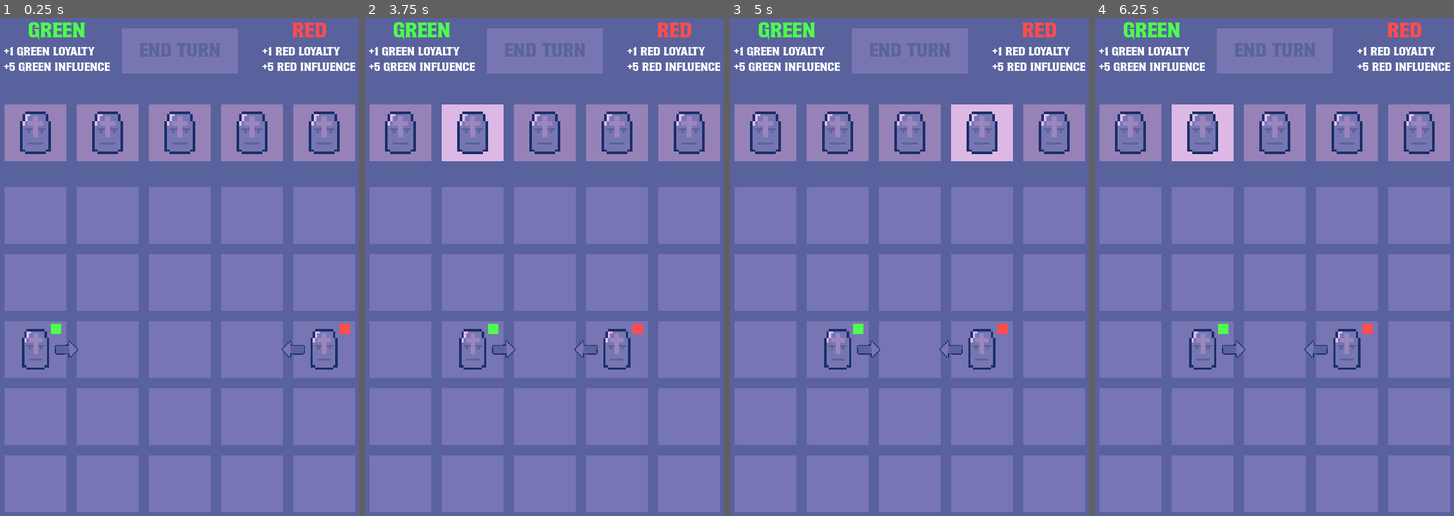
Above: before the commit, frames 1-4 (left to right).
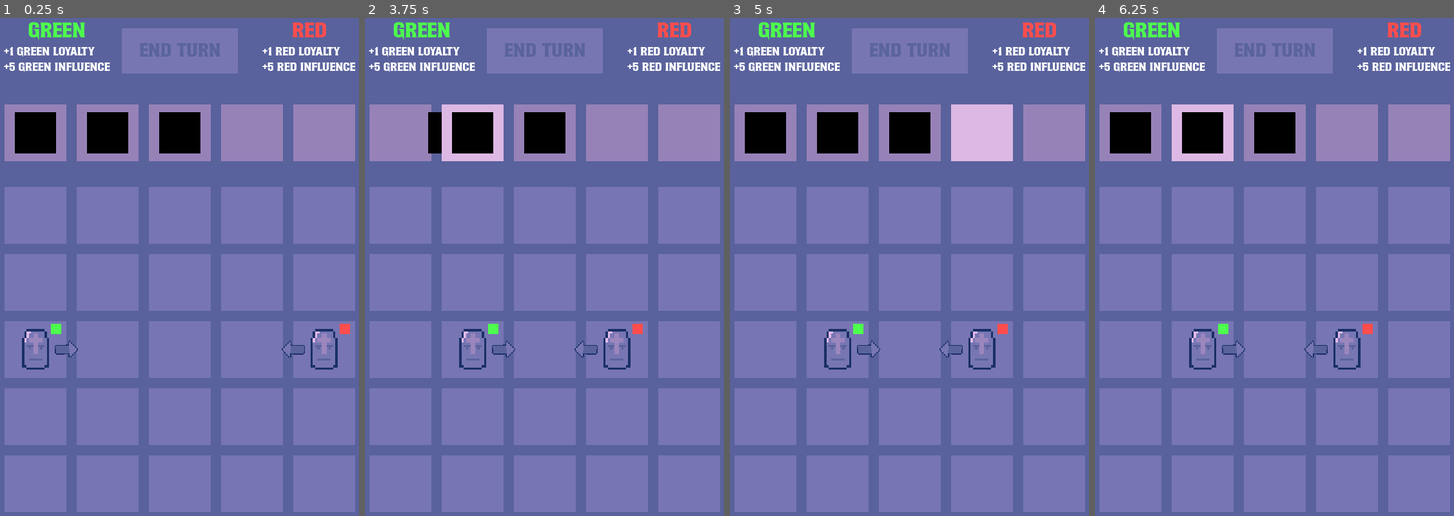
Above: after the commit, the same moments.

Repository: frostblooded/influencer
Game: Godot game, scene res://scenes/game.tscn
The game is run twice, just before and just after one commit, with the same random seed, the same clock (stepped at 60 frames per second) and the same inputs.
Inputs (mouse positions are in pixels of both pictures, inside the frame that each line leads up to):
- Up to frame 1 (0.25 s): no input
- Up to frame 2 (3.75 s): click "End turn" at 0.5 s; click "End turn" at 1.25 s; click "restart" at 2 s; click "End turn" at 2.75 s; tap Enter at 3.5 s; drag from (400, 132) to (544, 132) at 3.52 s
- Up to frame 3 (5 s): drag from (837, 132) to (981, 132) at 4.27 s
- Up to frame 4 (6.25 s): move the mouse to (1274, 132) at 5.02 s; click (1274, 132) at 5.17 s; tap Space at 5.75 s; drag from (1346, 132) to (1202, 132) at 5.77 s

The runs differ from the first frame. In frame 1, 4.1% of the frame differs, in the area x 4-95%, y 18-28%; in frame 2, 4.0%; in frame 3, 4.2%; in frame 4, 4.1%.

Commit message:
Make rock elements placable

Diff:
--- /dev/null
+++ b/scenes/element.tscn
@@ -0,0 +1,23 @@
+[gd_scene load_steps=6 format=3 uid="uid://d243sqiodghwd"]
+
+[ext_resource type="Script" path="res://scripts/placeable_object.gd" id="1_noj0o"]
+[ext_resource type="Script" path="res://scripts/state_machine/elements/element.gd" id="1_upm2i"]
+[ext_resource type="Script" path="res://scripts/state_machine/elements/idle_state.gd" id="2_78mjr"]
+[ext_resource type="Script" path="res://scripts/state_machine/elements/dragged_state.gd" id="3_y8tf0"]
+[ext_resource type="Script" path="res://scripts/state_machine/elements/immovable_state.gd" id="5_nv6um"]
+
+[node name="Element" type="Node2D"]
+script = ExtResource("1_noj0o")
+
+[node name="StateMachine" type="Node" parent="." node_paths=PackedStringArray("_initial_state")]
+script = ExtResource("1_upm2i")
+_initial_state = NodePath("IdleState")
+
+[node name="IdleState" type="Node" parent="StateMachine"]
+script = ExtResource("2_78mjr")
+
+[node name="DraggedState" type="Node" parent="StateMachine"]
+script = ExtResource("3_y8tf0")
+
+[node name="ImmovableState" type="Node" parent="StateMachine"]
+script = ExtResource("5_nv6um")
--- a/scenes/element_cell.tscn
+++ b/scenes/element_cell.tscn
@@ -1,7 +1,6 @@
-[gd_scene load_steps=10 format=3 uid="uid://30mydrptkp5p"]
+[gd_scene load_steps=9 format=3 uid="uid://30mydrptkp5p"]
 
 [ext_resource type="Script" path="res://scripts/cell.gd" id="1_jtqn7"]
-[ext_resource type="Texture2D" uid="uid://dgdlmbqptppwa" path="res://assets/soldier.png" id="2_2imay"]
 
 [sub_resource type="Gradient" id="Gradient_yc5u7"]
 offsets = PackedFloat32Array(0.99)
@@ -27,12 +26,13 @@
 [sub_resource type="GradientTexture1D" id="GradientTexture1D_r4l31"]
 gradient = SubResource("Gradient_numsh")
 
-[node name="ElementCell" type="Node2D" node_paths=PackedStringArray("area_2d", "default_sprite_2d", "hovered_sprite_2d", "debug_sprite_2d")]
+[node name="ElementCell" type="Node2D" node_paths=PackedStringArray("area_2d", "default_sprite_2d", "hovered_sprite_2d", "debug_sprite_2d", "_container")]
 script = ExtResource("1_jtqn7")
 area_2d = NodePath("Area2D")
 default_sprite_2d = NodePath("Sprite2D")
 hovered_sprite_2d = NodePath("HoveredSprite2D")
 debug_sprite_2d = NodePath("DebugSprite2D")
+_container = NodePath("Container")
 
 [node name="Sprite2D" type="Sprite2D" parent="."]
 scale = Vector2(0.375, 88)
@@ -47,10 +47,7 @@
 [node name="CollisionShape2D" type="CollisionShape2D" parent="Area2D"]
 shape = SubResource("RectangleShape2D_v7xei")
 
-[node name="Soldier" type="Sprite2D" parent="."]
-position = Vector2(-1.90735e-06, 0)
-scale = Vector2(4, 3.66667)
-texture = ExtResource("2_2imay")
+[node name="Container" type="Node2D" parent="."]
 
 [node name="DebugSprite2D" type="Sprite2D" parent="."]
 visible = false
--- a/scenes/game.tscn
+++ b/scenes/game.tscn
@@ -1,10 +1,12 @@
-[gd_scene load_steps=13 format=3 uid="uid://cvvvodfer4c1a"]
+[gd_scene load_steps=15 format=3 uid="uid://cvvvodfer4c1a"]
 
 [ext_resource type="Script" path="res://scripts/end_turn_button.gd" id="1_ht7q4"]
 [ext_resource type="PackedScene" uid="uid://vjq83572qbuv" path="res://scenes/grid_cell.tscn" id="1_jw3tg"]
 [ext_resource type="Script" path="res://scripts/victory_screen_panel.gd" id="2_4747v"]
 [ext_resource type="Script" path="res://scripts/grid.gd" id="2_g36i2"]
 [ext_resource type="PackedScene" uid="uid://30mydrptkp5p" path="res://scenes/element_cell.tscn" id="3_au48s"]
+[ext_resource type="Script" path="res://scripts/element_grid.gd" id="3_it4ka"]
+[ext_resource type="PackedScene" uid="uid://c0ri27pmwche4" path="res://scenes/rock_element.tscn" id="4_obidm"]
 [ext_resource type="Script" path="res://scripts/spawner.gd" id="4_xwmaw"]
 [ext_resource type="PackedScene" uid="uid://bosldgi81a7pv" path="res://scenes/unit.tscn" id="5_05h2y"]
 [ext_resource type="PackedScene" uid="uid://4q8tgyxbcj52" path="res://scenes/level_manager.tscn" id="6_c4gmj"]
@@ -152,20 +154,25 @@
 layout_mode = 2
 text = "restart"
 
-[node name="ElementCell" parent="." instance=ExtResource("3_au48s")]
-position = Vector2(64, 192)
+[node name="ElementGrid" type="Node2D" parent="."]
+position = Vector2(64, 320)
+script = ExtResource("3_it4ka")
+starting_elements = Array[PackedScene]([ExtResource("4_obidm"), ExtResource("4_obidm"), ExtResource("4_obidm")])
 
-[node name="ElementCell2" parent="." instance=ExtResource("3_au48s")]
-position = Vector2(176, 192)
+[node name="ElementCell" parent="ElementGrid" instance=ExtResource("3_au48s")]
+position = Vector2(0, -128)
 
-[node name="ElementCell3" parent="." instance=ExtResource("3_au48s")]
-position = Vector2(288, 192)
+[node name="ElementCell2" parent="ElementGrid" instance=ExtResource("3_au48s")]
+position = Vector2(112, -128)
 
-[node name="ElementCell4" parent="." instance=ExtResource("3_au48s")]
-position = Vector2(400, 192)
+[node name="ElementCell3" parent="ElementGrid" instance=ExtResource("3_au48s")]
+position = Vector2(224, -128)
 
-[node name="ElementCell5" parent="." instance=ExtResource("3_au48s")]
-position = Vector2(512, 192)
+[node name="ElementCell4" parent="ElementGrid" instance=ExtResource("3_au48s")]
+position = Vector2(336, -128)
+
+[node name="ElementCell5" parent="ElementGrid" instance=ExtResource("3_au48s")]
+position = Vector2(448, -128)
 
 [node name="Grid" type="Node2D" parent="."]
 position = Vector2(64, 320)
--- a/scenes/level_manager.tscn
+++ b/scenes/level_manager.tscn
@@ -1,19 +1,19 @@
 [gd_scene load_steps=5 format=3 uid="uid://4q8tgyxbcj52"]
 
-[ext_resource type="Script" path="res://scripts/level_manager.gd" id="1_7m6rx"]
-[ext_resource type="Script" path="res://scripts/state_machine/player_turn_state.gd" id="2_b77u0"]
-[ext_resource type="Script" path="res://scripts/state_machine/red_turn_state.gd" id="3_rcvfb"]
-[ext_resource type="Script" path="res://scripts/state_machine/green_turn_state.gd" id="4_1rri2"]
+[ext_resource type="Script" path="res://scripts/state_machine/turns/level_manager.gd" id="1_7m6rx"]
+[ext_resource type="Script" path="res://scripts/state_machine/turns/player_turn_state.gd" id="2_3xpb5"]
+[ext_resource type="Script" path="res://scripts/state_machine/turns/red_turn_state.gd" id="3_isoyy"]
+[ext_resource type="Script" path="res://scripts/state_machine/turns/green_turn_state.gd" id="4_rmlyy"]
 
 [node name="LevelManager" type="Node" node_paths=PackedStringArray("_initial_state")]
 script = ExtResource("1_7m6rx")
 _initial_state = NodePath("PlayerTurnState")
 
 [node name="PlayerTurnState" type="Node" parent="."]
-script = ExtResource("2_b77u0")
+script = ExtResource("2_3xpb5")
 
 [node name="RedTurnState" type="Node" parent="."]
-script = ExtResource("3_rcvfb")
+script = ExtResource("3_isoyy")
 
 [node name="GreenTurnState" type="Node" parent="."]
-script = ExtResource("4_1rri2")
+script = ExtResource("4_rmlyy")
--- /dev/null
+++ b/scenes/rock_element.tscn
@@ -0,0 +1,30 @@
+[gd_scene load_steps=5 format=3 uid="uid://c0ri27pmwche4"]
+
+[ext_resource type="PackedScene" uid="uid://d243sqiodghwd" path="res://scenes/element.tscn" id="1_bf0m8"]
+
+[sub_resource type="Gradient" id="Gradient_w13t2"]
+offsets = PackedFloat32Array(1)
+colors = PackedColorArray(0, 0, 0, 1)
+
+[sub_resource type="GradientTexture1D" id="GradientTexture1D_0jjep"]
+gradient = SubResource("Gradient_w13t2")
+
+[sub_resource type="RectangleShape2D" id="RectangleShape2D_spbh7"]
+size = Vector2(64, 64)
+
+[node name="RockElement" instance=ExtResource("1_bf0m8")]
+
+[node name="IdleState" parent="StateMachine" index="0" node_paths=PackedStringArray("area_2d")]
+area_2d = NodePath("../../Area2D")
+
+[node name="DraggedState" parent="StateMachine" index="1" node_paths=PackedStringArray("area_2d")]
+area_2d = NodePath("../../Area2D")
+
+[node name="Sprite2D" type="Sprite2D" parent="." index="1"]
+scale = Vector2(0.25, 64.5)
+texture = SubResource("GradientTexture1D_0jjep")
+
+[node name="Area2D" type="Area2D" parent="." index="2"]
+
+[node name="CollisionShape2D" type="CollisionShape2D" parent="Area2D" index="0"]
+shape = SubResource("RectangleShape2D_spbh7")
--- a/scripts/autoloads/helpers.gd
+++ b/scripts/autoloads/helpers.gd
@@ -12,3 +12,11 @@
 static func safe_reload_current_scene(tree: SceneTree) -> void:
     var result: int = tree.reload_current_scene()
     assert(result == OK)
+
+static func orphan(node: Node) -> void:
+    var parent: Node = node.get_parent()
+    parent.remove_child(node)
+
+static func change_parent(node: Node, new_parent: Node) -> void:
+    orphan(node)
+    new_parent.add_child(node)
--- a/scripts/cell.gd
+++ b/scripts/cell.gd
@@ -7,19 +7,6 @@
 @export var debug_sprite_2d: Sprite2D
 
 @export var _container: Node2D
-
-class Neighbor:
-	var cell: Cell
-	var direction: Enums.Direction = Enums.Direction.None
-
-	func _init(new_cell: Cell, new_direction: Enums.Direction) -> void:
-		cell = new_cell
-		direction = new_direction
-
-var neighbors: Array[Neighbor]
-
-var grid: Grid
-var grid_coordinates: Vector2
 
 func _ready() -> void:
 	Helpers.safe_connect(area_2d.mouse_entered, on_mouse_entered)
@@ -45,7 +32,9 @@
 	_container.add_child(placeable_object)
 
 func empty_container() -> void:
-	assert(_container.get_child_count() == 1)
+	if _container.get_child_count() == 0:
+		return
+
 	var placeable_object: PlaceableObject = _container.get_child(0)
 	placeable_object.cell = null
 	_container.remove_child(placeable_object)
@@ -58,18 +47,8 @@
 	else:
 		return null
 
-func get_neighbor_cell_from_direction(direction: Enums.Direction) -> Cell:
-	for neighbor: Neighbor in neighbors:
-		if neighbor.direction == direction:
-			return neighbor.cell
-
-	return null
-
 func show_debug() -> void:
 	debug_sprite_2d.show()
 
 func hide_debug() -> void:
 	debug_sprite_2d.hide()
-
-func _to_string() -> String:
-	return "({}, {})".format([grid_coordinates.x, grid_coordinates.y], "{}")
--- /dev/null
+++ b/scripts/element_grid.gd
@@ -0,0 +1,13 @@
+extends Node2D
+
+@export var starting_elements: Array[PackedScene] = []
+
+func _ready() -> void:
+	assert(starting_elements.size() <= get_child_count())
+
+	var child_idx: int = 0
+	for element_scene: PackedScene in starting_elements:
+		var child: Node = get_child(child_idx)
+		child_idx += 1
+		var element_instance: Node2D = element_scene.instantiate() as Node2D
+		child.add_child(element_instance)
--- a/scripts/grid.gd
+++ b/scripts/grid.gd
@@ -24,18 +24,18 @@
 
 	for row_idx: int in range(0, height):
 		for col_idx: int in range(0, width):
-			var cell_instance: Cell = cell_scene.instantiate() as Cell
+			var cell_instance: GridCell = cell_scene.instantiate() as GridCell
 			_cells_cache[row_idx][col_idx] = cell_instance
 
-			var top_neighbor: Cell = _cells_cache[row_idx - 1][col_idx]
+			var top_neighbor: GridCell = _cells_cache[row_idx - 1][col_idx]
 			if top_neighbor:
-				cell_instance.neighbors.push_back(Cell.Neighbor.new(top_neighbor, Enums.Direction.Top))
-				top_neighbor.neighbors.push_back(Cell.Neighbor.new(cell_instance, Enums.Direction.Bottom))
+				cell_instance.neighbors.push_back(GridCell.Neighbor.new(top_neighbor, Enums.Direction.Top))
+				top_neighbor.neighbors.push_back(GridCell.Neighbor.new(cell_instance, Enums.Direction.Bottom))
 
-			var left_neighbor: Cell = _cells_cache[row_idx][col_idx - 1]
+			var left_neighbor: GridCell = _cells_cache[row_idx][col_idx - 1]
 			if left_neighbor:
-				cell_instance.neighbors.push_back(Cell.Neighbor.new(left_neighbor, Enums.Direction.Left))
-				left_neighbor.neighbors.push_back(Cell.Neighbor.new(cell_instance, Enums.Direction.Right))
+				cell_instance.neighbors.push_back(GridCell.Neighbor.new(left_neighbor, Enums.Direction.Left))
+				left_neighbor.neighbors.push_back(GridCell.Neighbor.new(cell_instance, Enums.Direction.Right))
 
 			cell_instance.position = Vector2(col_idx * cell_x_diff, row_idx * cell_y_diff)
 			cell_instance.grid = self
@@ -43,7 +43,7 @@
 			add_child(cell_instance)
 
 	for spawner: Spawner in spawners:
-		var cell: Cell = _cells_cache[spawner.grid_coordinates.y][spawner.grid_coordinates.x]
+		var cell: GridCell = _cells_cache[spawner.grid_coordinates.y][spawner.grid_coordinates.x]
 		assert(cell)
 
 		var unit: Unit = spawner.unit_scene.instantiate() as Unit
--- a/scripts/grid_cell.gd
+++ b/scripts/grid_cell.gd
@@ -7,6 +7,19 @@
 @export var _left_action_sprite_2d: Node2D
 @export var _green_faction_sprite_2d: Sprite2D
 @export var _red_faction_sprite_2d: Sprite2D
+
+class Neighbor:
+    var cell: GridCell
+    var direction: Enums.Direction = Enums.Direction.None
+
+    func _init(new_cell: Cell, new_direction: Enums.Direction) -> void:
+        cell = new_cell
+        direction = new_direction
+
+var neighbors: Array[Neighbor]
+
+var grid: Grid
+var grid_coordinates: Vector2
 
 func _ready() -> void:
     super._ready()
@@ -61,3 +74,13 @@
     super.empty_container()
     _green_faction_sprite_2d.hide()
     _red_faction_sprite_2d.hide()
+
+func get_neighbor_cell_from_direction(direction: Enums.Direction) -> Cell:
+    for neighbor: Neighbor in neighbors:
+        if neighbor.direction == direction:
+            return neighbor.cell
+
+    return null
+
+func _to_string() -> String:
+    return "({}, {})".format([grid_coordinates.x, grid_coordinates.y], "{}")
--- /dev/null
+++ b/scripts/state_machine/elements/dragged_state.gd
@@ -0,0 +1,32 @@
+class_name DraggedState
+extends State
+
+@export var area_2d: Area2D
+var _initial_position: Vector2
+
+func enter(parent: Node) -> void:
+	var parent_2d: Node2D = parent as Node2D
+	_initial_position = parent_2d.global_position
+
+func state_process(_delta: float, parent: Node) -> void:
+	var parent_2d: Node2D = parent as Node2D
+	var mouse_position: Vector2 = get_viewport().get_mouse_position()
+	parent_2d.global_position = mouse_position
+
+	if !Input.is_mouse_button_pressed(MOUSE_BUTTON_LEFT):
+		handle_mouse_release(parent_2d)
+
+func handle_mouse_release(parent: Node2D) -> void:
+	for overlapping_area: Area2D in area_2d.get_overlapping_areas():
+		var area_parent: Node = overlapping_area.get_parent()
+		if area_parent is GridCell:
+			var cell: GridCell = area_parent as GridCell
+			Helpers.orphan(parent)
+			cell.empty_container()
+			cell.add_to_container(parent)
+			parent.position = Vector2.ZERO
+			transitioned.emit(self, "ImmovableState")
+			return
+
+	parent.global_position = _initial_position
+	transitioned.emit(self, "IdleState")
--- /dev/null
+++ b/scripts/state_machine/elements/element.gd
@@ -0,0 +1,2 @@
+class_name Element
+extends StateMachine
--- /dev/null
+++ b/scripts/state_machine/elements/idle_state.gd
@@ -0,0 +1,18 @@
+class_name IdleState
+extends State
+
+@export var area_2d: Area2D
+
+func enter(_parent: Node) -> void:
+	Helpers.safe_connect(area_2d.input_event, handle_mouse_event)
+
+func exit(_parent: Node) -> void:
+	Helpers.safe_disconnect(area_2d.input_event, handle_mouse_event)
+
+func handle_mouse_event(_viewport: Node, event: InputEvent, _shape_idx: int) -> void:
+	if event is InputEventMouseButton:
+		var mouse_button_event: InputEventMouseButton = event as InputEventMouseButton
+
+		if mouse_button_event.is_pressed():
+			if mouse_button_event.button_index == 1:
+				transitioned.emit(self, "DraggedState")
--- /dev/null
+++ b/scripts/state_machine/elements/immovable_state.gd
@@ -0,0 +1,2 @@
+class_name ImmovableState
+extends State
--- a/scripts/unit.gd
+++ b/scripts/unit.gd
@@ -12,14 +12,14 @@
 
 class GridEnemy:
     var unit: Unit
-    var path: Array[Cell] = []
+    var path: Array[GridCell] = []
     var direction: Enums.Direction = Enums.Direction.None
 
     var distance: int:
         get:
             return path.size()
 
-    func _init(new_unit: Unit, new_path: Array[Cell], new_direction: Enums.Direction) -> void:
+    func _init(new_unit: Unit, new_path: Array[GridCell], new_direction: Enums.Direction) -> void:
         unit = new_unit
         path = new_path
         direction = new_direction
@@ -59,11 +59,11 @@
         planned_action_direction = closest_grid_enemy.direction
 
 class PathSearchStatus:
-    var cell: Cell
-    var path: Array[Cell] = []
+    var cell: GridCell
+    var path: Array[GridCell] = []
     var direction: Enums.Direction = Enums.Direction.None
 
-    func _init(new_cell: Cell, new_path: Array[Cell], new_first_direction: Enums.Direction) -> void:
+    func _init(new_cell: GridCell, new_path: Array[GridCell], new_first_direction: Enums.Direction) -> void:
         cell = new_cell
         path = new_path
         direction = new_first_direction
@@ -74,25 +74,29 @@
     var queue: Array[PathSearchStatus] = []
     queue.push_back(PathSearchStatus.new(cell, [], Enums.Direction.None))
 
-    var visited: Array[Cell] = []
+    var visited: Array[GridCell] = []
 
     while !queue.is_empty():
         var current_path_search_status: PathSearchStatus = queue.pop_front()
-        var current_cell: Cell = current_path_search_status.cell
+        var current_cell: GridCell = current_path_search_status.cell
 
         if visited.has(current_cell):
             continue
 
         visited.push_back(current_cell)
-        var current_path: Array[Cell] = current_path_search_status.path
+        var current_path: Array[GridCell] = current_path_search_status.path
         var current_direction: Enums.Direction = current_path_search_status.direction
 
-        var unit: Unit = current_cell.peek_container() as Unit
-        if unit and unit != self:
-            _grid_enemies_cache.push_back(GridEnemy.new(unit, current_path, current_direction))
+        var placeable_object: PlaceableObject = current_cell.peek_container()
+        var unit: Unit = placeable_object as Unit
+        if unit:
+            if unit != self:
+                _grid_enemies_cache.push_back(GridEnemy.new(unit, current_path, current_direction))
+        elif placeable_object != null:
+            continue
 
-        for neighbor: Cell.Neighbor in current_cell.neighbors:
-            var path: Array[Cell] = current_path.duplicate()
+        for neighbor: GridCell.Neighbor in current_cell.neighbors:
+            var path: Array[GridCell] = current_path.duplicate()
             path.append(neighbor.cell)
 
             var direction: Enums.Direction = current_direction
Renamed: scripts/state_machine/green_turn_state.gd -> scripts/state_machine/turns/green_turn_state.gd
Renamed: scripts/level_manager.gd -> scripts/state_machine/turns/level_manager.gd
Renamed: scripts/state_machine/player_turn_state.gd -> scripts/state_machine/turns/player_turn_state.gd
Renamed: scripts/state_machine/red_turn_state.gd -> scripts/state_machine/turns/red_turn_state.gd
